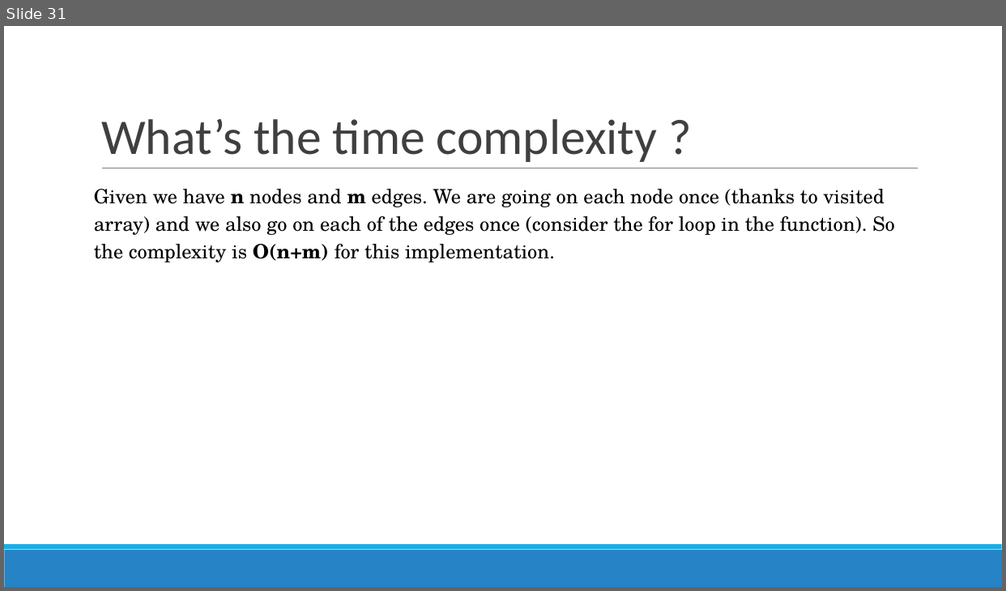
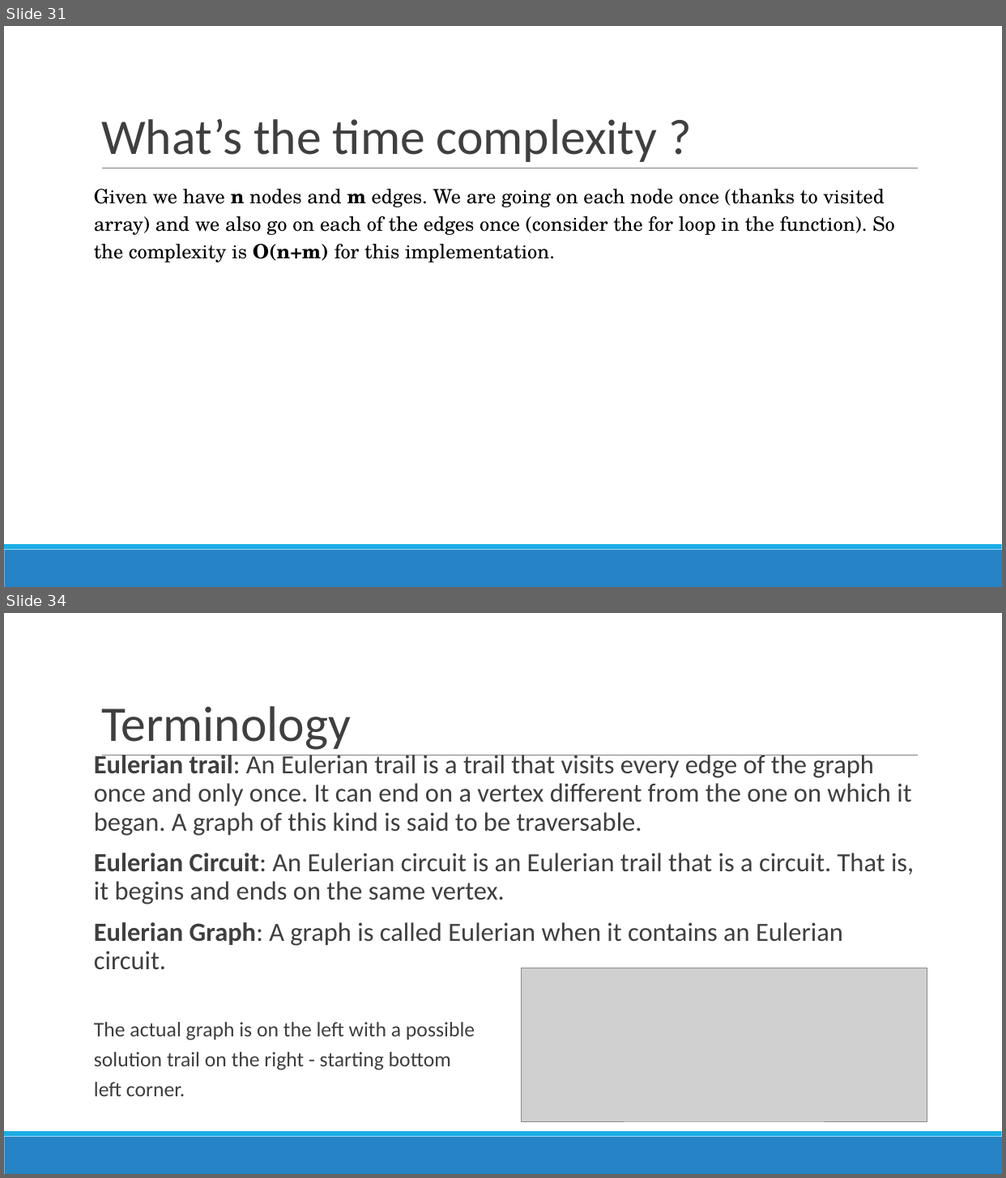
Before and after one commit to poojasabnani/DSA-for-Interviews-GirlScript-EOP, a slide deck: Day 12-13/Graphs.pptx. Shown one above the other, each under a label of ours: slide 31 before the commit, slides 31 and 34 after it; the slides between them are not shown. The pictures are 1006x591 and 1006x1178 pixels, drawn with LibreOffice and Linux fonts; fonts in the diff are those of the drawing; grey boxes stand for pictures. Boxes give left, top, right and bottom in pixels: in the first picture for what was removed or moved away, otherwise in the second. Text is boxed around its words. In the diff, an @@ line names an element or a change of style, - is before the commit and + after.

```diff
--- a/Day 12-13/Graphs.pptx
+++ b/Day 12-13/Graphs.pptx
@@ slide 34 added at bbox=[4, 613, 1002, 1174], background #FFFFFF; not listed: 3 template elements that a slide beside it also shows @@
@@ title added at bbox=[101, 706, 351, 750], 48 pt, text #3F3F3F @@
+Terminology
@@ text added at bbox=[94, 755, 914, 1071], 25.3 pt, text #3F3F3F @@
+Eulerian trail: An Eulerian trail is a trail that visits every edge of the graph once and only once. It can end on a vertex different from the one on which it began. A graph of this kind is said to be traversable.
+Eulerian Circuit: An Eulerian circuit is an Eulerian trail that is a circuit. That is, it begins and ends on the same vertex.
+Eulerian Graph: A graph is called Eulerian when it contains an Eulerian circuit.
+The actual graph is on the left with a possible
+solution trail on the right - starting bottom
+left corner.
@@ picture added at bbox=[522, 968, 927, 1122] @@
```
Also in this commit, not shown: 14 other slides added, 1 slide removed, 4 other files.
